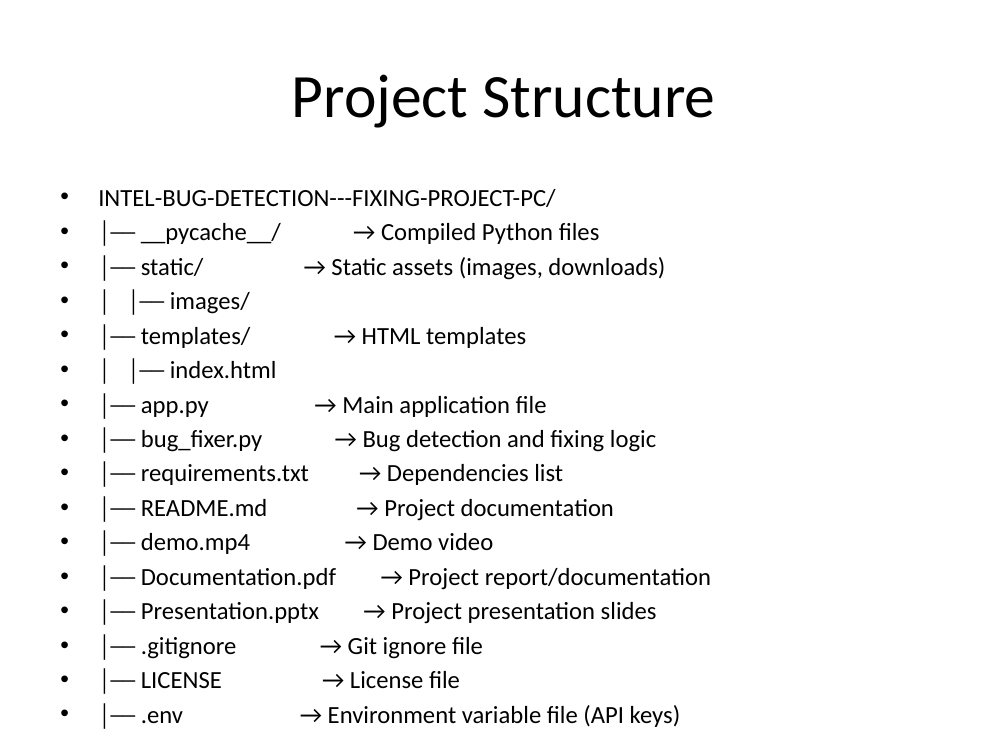
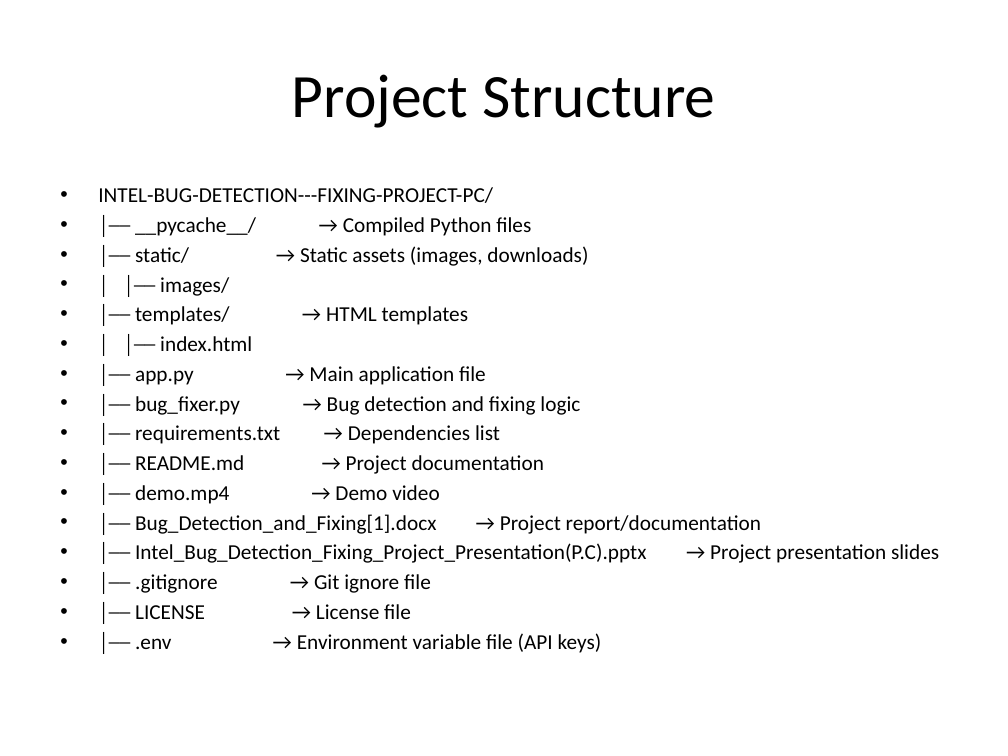
Before and after one commit to Pritam-Chakrabortty/INTEL-BUG-DETECTION---FIXING-PROJECT-PC, a slide deck: slide 6 of Intel_Bug_Detection_Fixing_Project_Presentation(P.C).pptx. Drawn at 1008x756 pixels with LibreOffice and Linux fonts; fonts in the diff are those of the drawing. Boxes give left, top, right and bottom in pixels: in the first picture for what was removed or moved away, otherwise in the second. Text is boxed around its words. In the diff, an @@ line names an element or a change of style, - is before the commit and + after.

```diff
--- a/Intel_Bug_Detection_Fixing_Project_Presentation(P.C).pptx
+++ b/Intel_Bug_Detection_Fixing_Project_Presentation(P.C).pptx
@@ text at (98,187,602,653): size 17.6 to 15.2 pt in "INTEL-BUG-DETECTION---FIXING-PROJECT-PC/", "│── __pycache__/ → Compiled Python files", "│── static/ → Static assets (images, downloads)", "│ │── images/" and 10 more places @@
@@ text at (135,514,939,563): text changed; size 17.6 to 15.2 pt @@
-• │── Documentation.pdf → Project report/documentation
-• │── Presentation.pptx → Project presentation slides
+• │── Bug_Detection_and_Fixing[1].docx → Project report/documentation
+• │── Intel_Bug_Detection_Fixing_Project_Presentation(P.C).pptx → Project presentation slides
```
